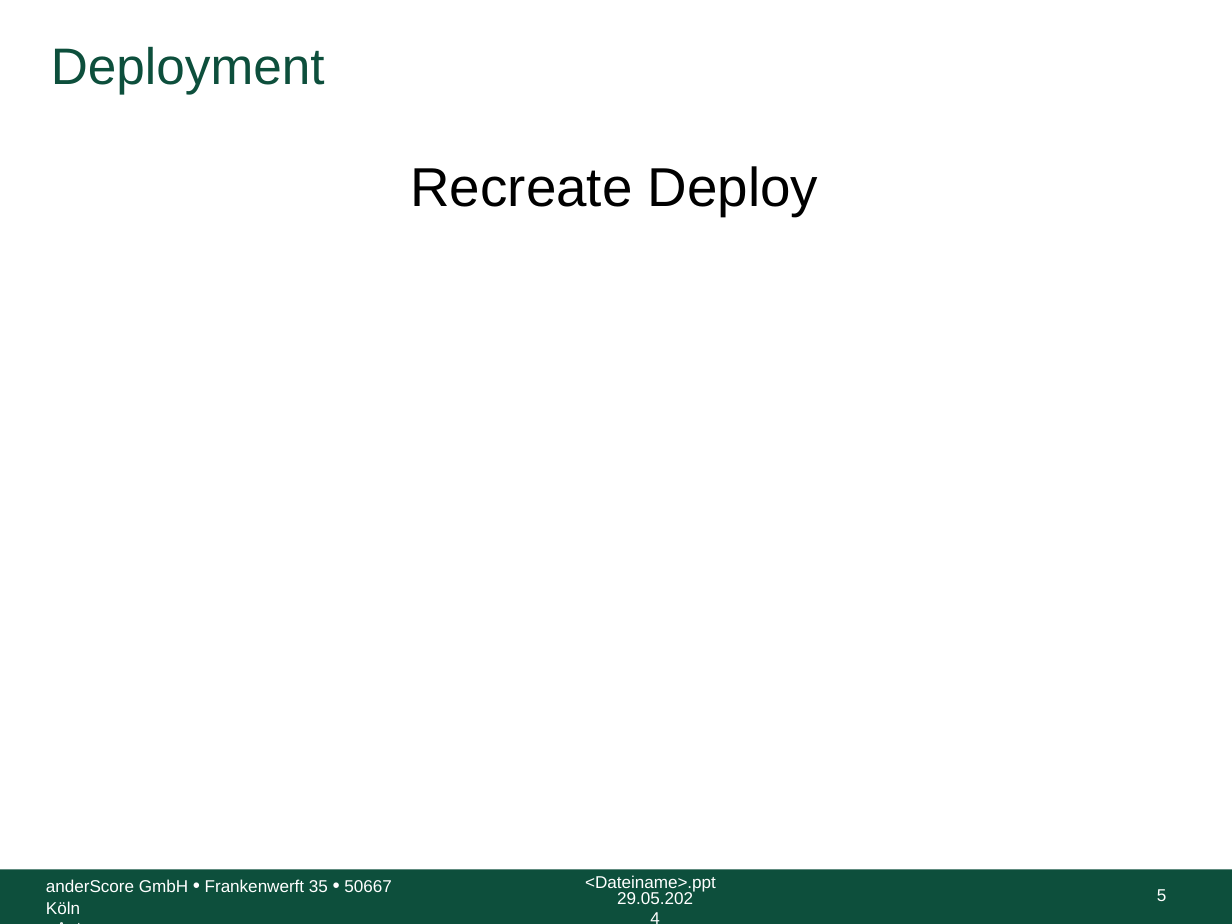
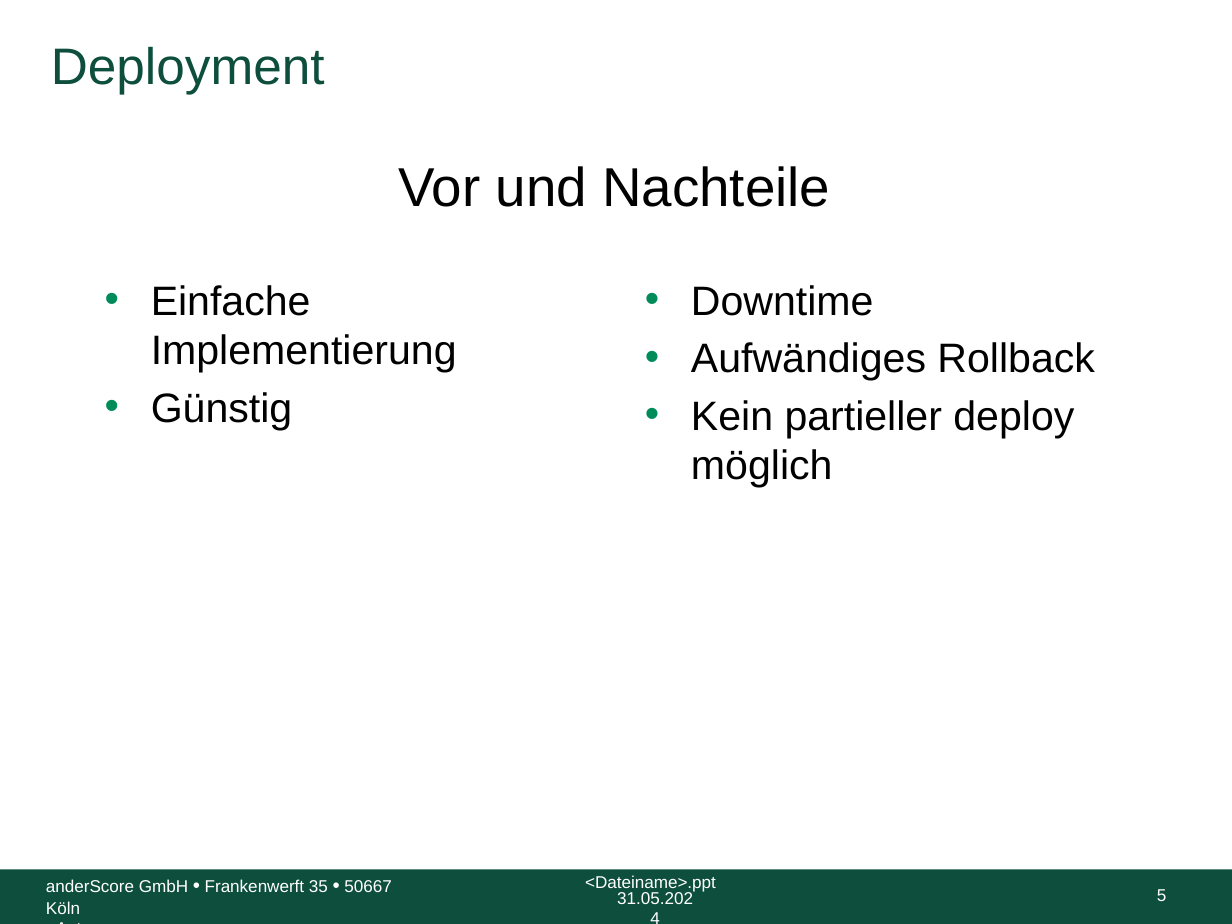
Before and after one commit to anderscore-gmbh/gitlab, a slide deck: slide 5 of slides/Tag-3_4-Deployment-Strategien.pptx. Drawn at 1232x924 pixels with LibreOffice and Linux fonts; fonts in the diff are those of the drawing; background and template pictures are left out. Boxes give left, top, right and bottom in pixels: in the first picture for what was removed or moved away, otherwise in the second. Text is boxed around its words. In the diff, an @@ line names an element or a change of style, - is before the commit and + after.

Commit message:
Docker Registry Deployment Strategien

```diff
--- a/slides/Tag-3_4-Deployment-Strategien.pptx
+++ b/slides/Tag-3_4-Deployment-Strategien.pptx
@@ text at [398, 166, 830, 207]: text changed @@
-Recreate Deploy
+Vor und Nachteile
@@ text added at [151, 285, 457, 430], 24 pt, text #000000 @@
+• Einfache Implementierung
+• Günstig
@@ text added at [691, 285, 1095, 487], 24 pt, text #000000 @@
+• Downtime
+• Aufwändiges Rollback
+• Kein partieller deploy möglich
@@ text at [617, 892, 693, 904]: text changed @@
-29.05.2024
+31.05.2024
```
Also in this commit, not shown: 3 other slides changed, 4 slides added, 1 other file.
